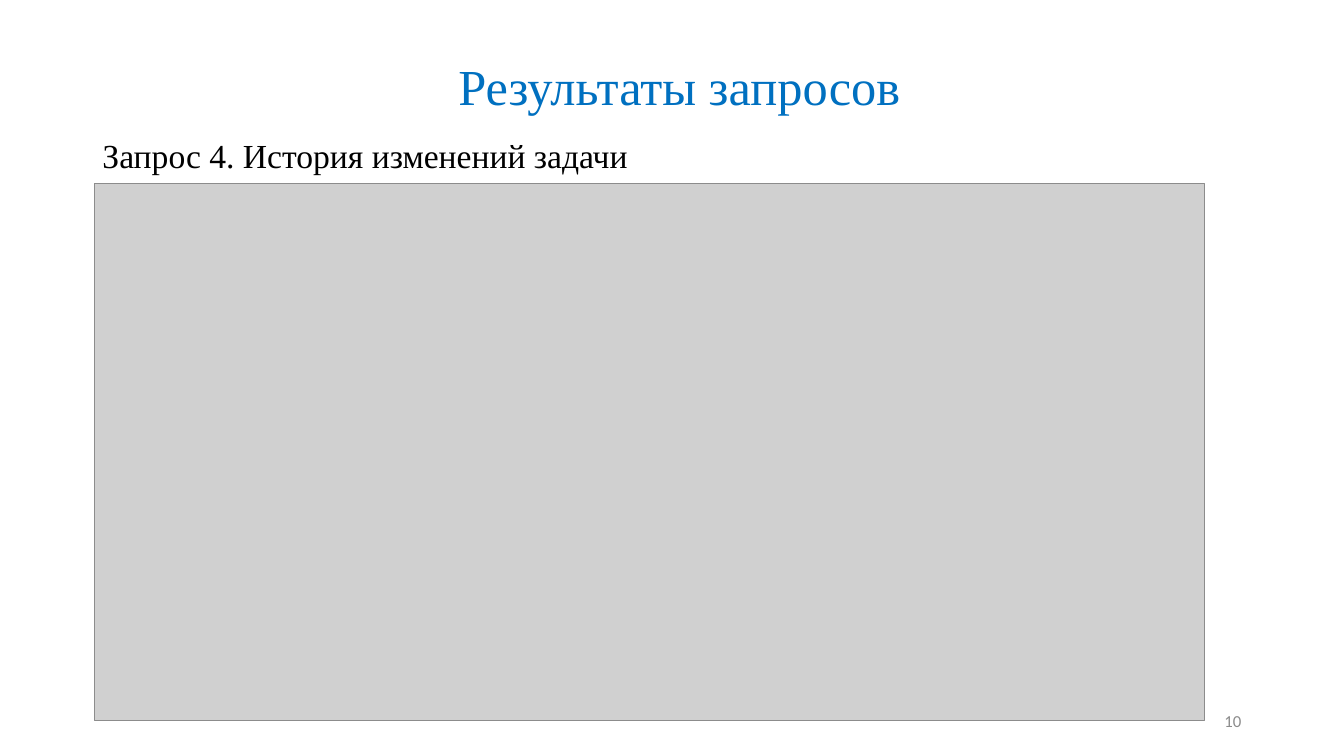
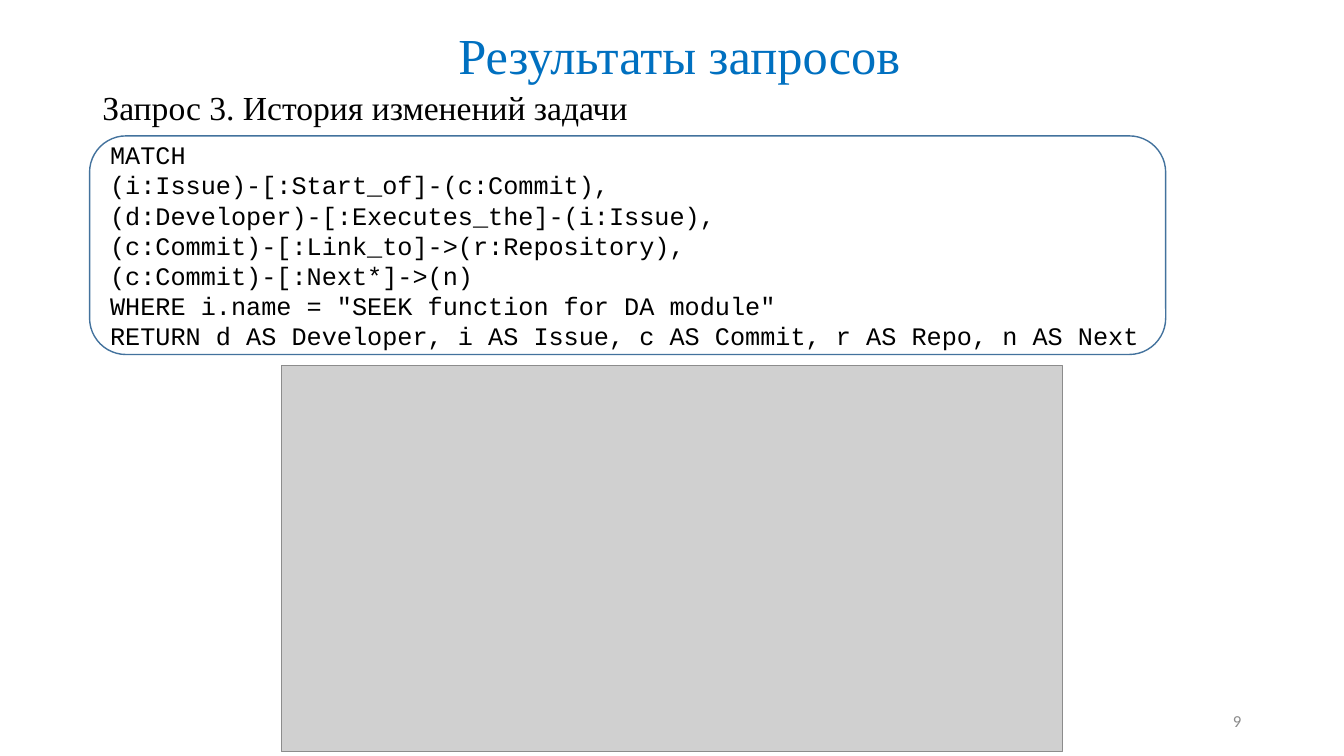
Before and after one commit to Maglus/-2017, a slide deck: slide 9 of Презентация ВКР2017.pptx (slide 10 before the commit). Drawn at 1344x756 pixels with LibreOffice and Linux fonts; fonts in the diff are those of the drawing; grey boxes stand for pictures. Boxes give left, top, right and bottom in pixels: in the first picture for what was removed or moved away, otherwise in the second. Text is boxed around its words. In the diff, an @@ line names an element or a change of style, - is before the commit and + after.

```diff
--- a/Презентация ВКР2017.pptx
+++ b/Презентация ВКР2017.pptx
@@ title "Результаты запросов": place and size @@
-title "Результаты запросов" at [458,72,901,116]
+title "Результаты запросов" at [458,41,901,85]
@@ text at [102,97,628,127]: text changed @@
-Запрос 4. История изменений задачи
+Запрос 3. История изменений задачи
@@ rounded rectangle added at [90,136,1167,355], outline #43739E 1 pt, 18 pt, text #000000 @@
+MATCH
+(i:Issue)-[:Start_of]-(c:Commit),
+(d:Developer)-[:Executes_the]-(i:Issue),
+(c:Commit)-[:Link_to]->(r:Repository),
+(c:Commit)-[:Next*]->(n)
+WHERE i.name = "SEEK function for DA module"
+RETURN d AS Developer, i AS Issue, c AS Commit, r AS Repo, n AS Next
@@ picture removed at [95,184,1205,721] @@
@@ picture added at [281,366,1063,752] @@
@@ page number at [1233,716,1241,727]: text changed @@
-10
+9
```
Also in this commit, not shown: 5 other slides changed, 1 slide added, 1 slide removed.
